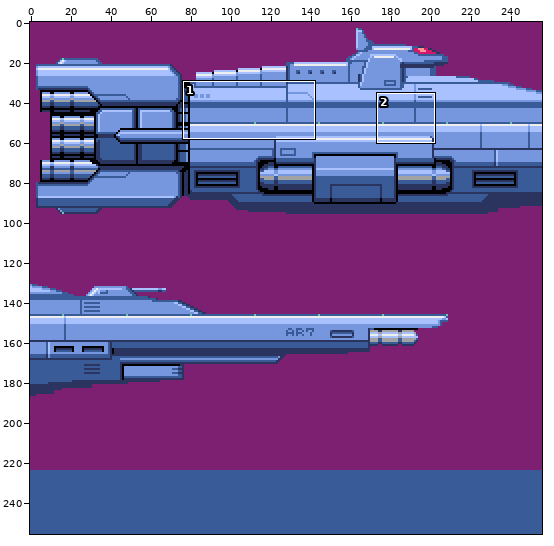
Sprite sheet: source/assets/launch.png. Above, an overview of the earlier version with the close-up marked.
Close-up. Before:
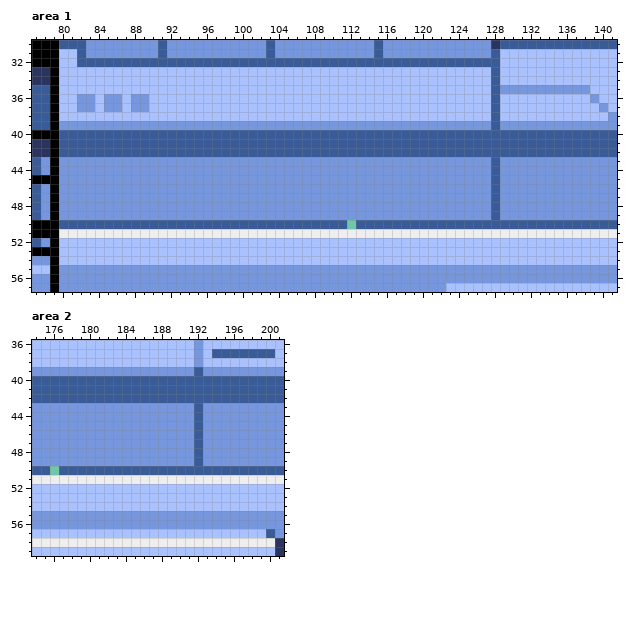
The file is 256x256 pixels. Shown: area 1: x 77..141, y 30..57; area 2: x 174..201, y 36..59.
And afterwards:
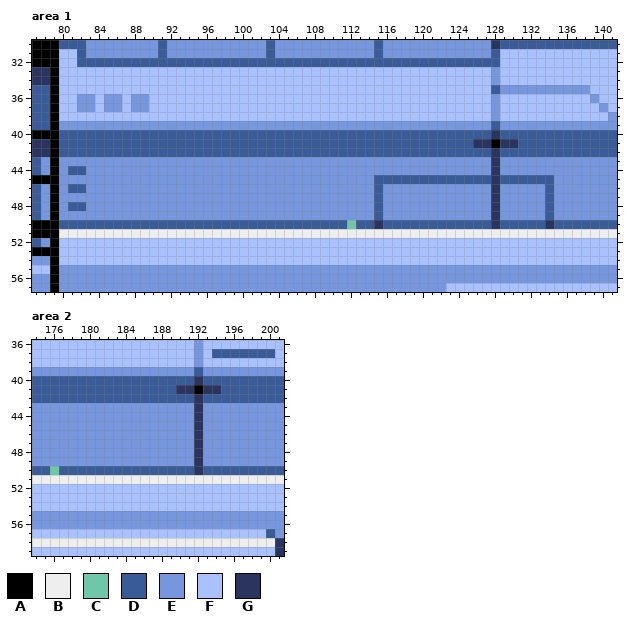
Palette (. is transparent): A #000000  B #eeeeee  C #70c6a9  D #395c98  E #7696de  F #a9c1ff  G #2b335f
What changed:
Area 1:
The author changed colour D to colour A in row 41 at x 128.
The author changed colour E to colour D in row 44 at x 81 to 82; in row 45 at x 115 to 127 and 129 to 134; in row 46 at x 81 to 82, 115 and 134; in row 47 at x 115 and 134; in row 48 at x 81 to 82, 115 and 134; in row 49 at x 115 and 134.
The author changed colour D to colour E in rows 33 to 34 at x 128; in rows 36 to 38 at x 128.
The author changed colour D to colour G in row 40 at x 128; in row 41 at x 126 to 127 and 129 to 130; in rows 42 to 49 at x 128; in row 50 at x 115, 128 and 134.
Area 2:
The author changed colour D to colour A in row 41 at x 192.
The author changed colour D to colour G in row 40 at x 192; in row 41 at x 190 to 191 and 193 to 194; in rows 42 to 50 at x 192.
Boxes around the changes in both close-ups, in picture pixels (x1, y1, x2, y2):
changed: (374, 67, 554, 229)
changed: (68, 166, 86, 211)
changed: (176, 376, 221, 475)
